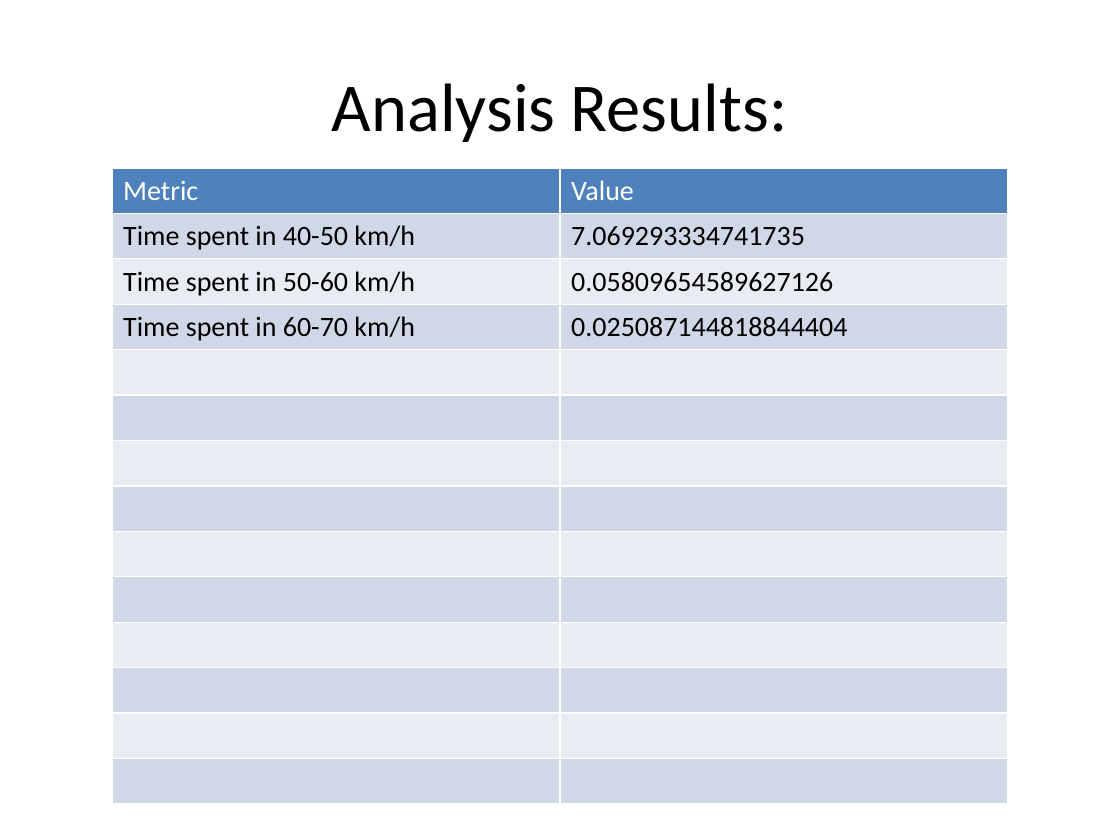
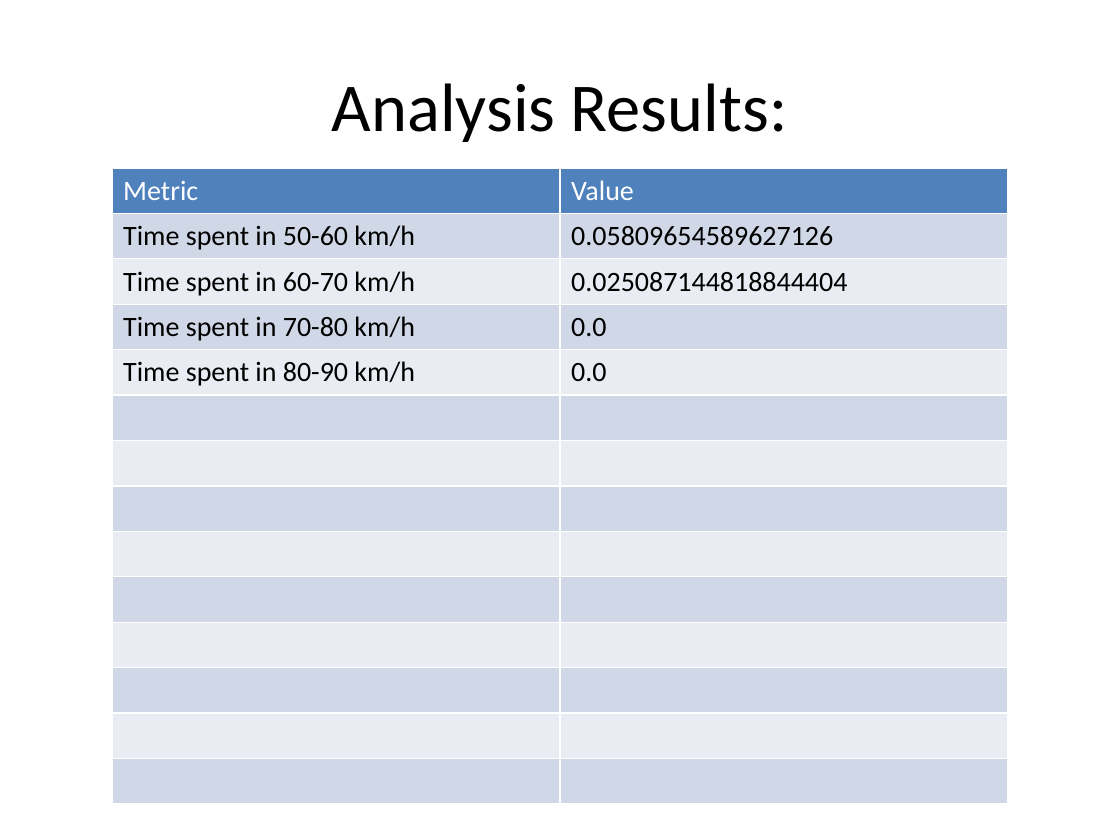
Before and after one commit to annmonrajijames/Automationdashboard, a slide deck: slide 5 of Automationdashboard/MAIN_FOLDER/Automation_Dashboard_Batterywise/V4/D11_03_2024/B3_B05_17.46_20.05/analysis_B3_B05_17.46_20.05.pptx. Drawn at 1120x840 pixels with LibreOffice and Linux fonts; fonts in the diff are those of the drawing. Boxes give left, top, right and bottom in pixels: in the first picture for what was removed or moved away, otherwise in the second. Text is boxed around its words. In the diff, an @@ line names an element or a change of style, - is before the commit and + after.

```diff
--- a/Automationdashboard/MAIN_FOLDER/Automation_Dashboard_Batterywise/V4/D11_03_2024/B3_B05_17.46_20.05/analysis_B3_B05_17.46_20.05.pptx
+++ b/Automationdashboard/MAIN_FOLDER/Automation_Dashboard_Batterywise/V4/D11_03_2024/B3_B05_17.46_20.05/analysis_B3_B05_17.46_20.05.pptx
@@ table at (112,168,1008,728) @@
-row 2: Time spent in 40-50 km/h | 7.069293334741735
+row 4: Time spent in 70-80 km/h | 0.0
+row 5: Time spent in 80-90 km/h | 0.0
-row 14:  | 
```
Also in this commit, not shown: 3 other slides changed, 13 other files.
